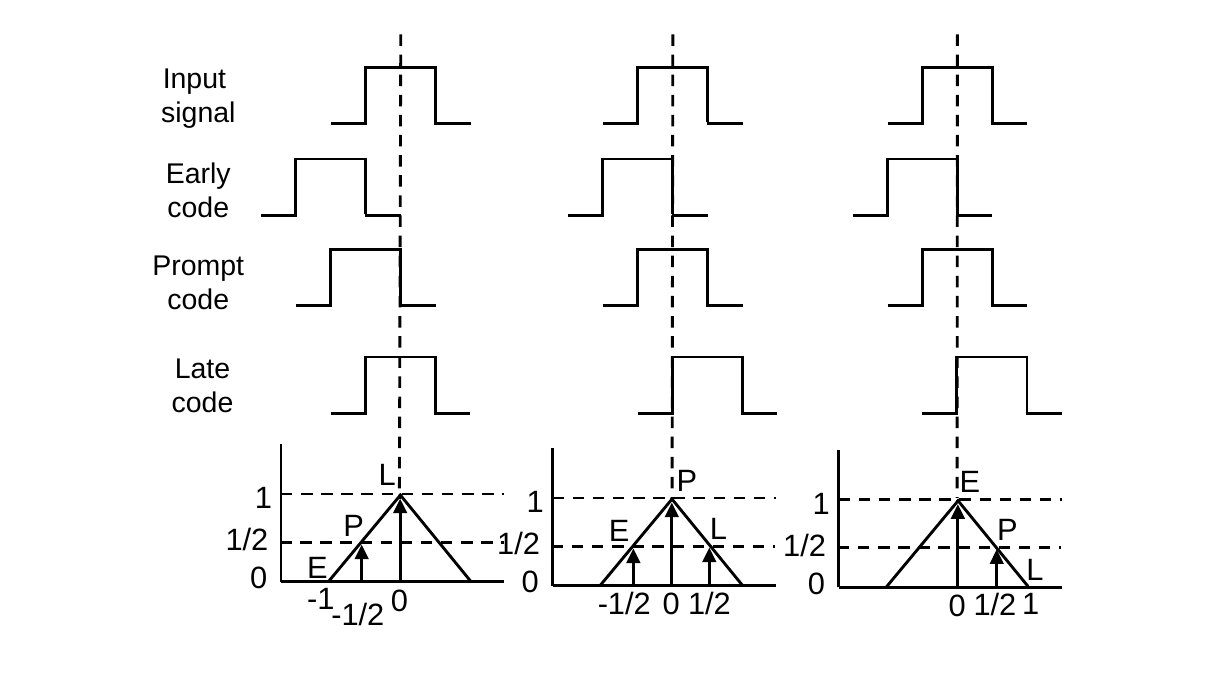
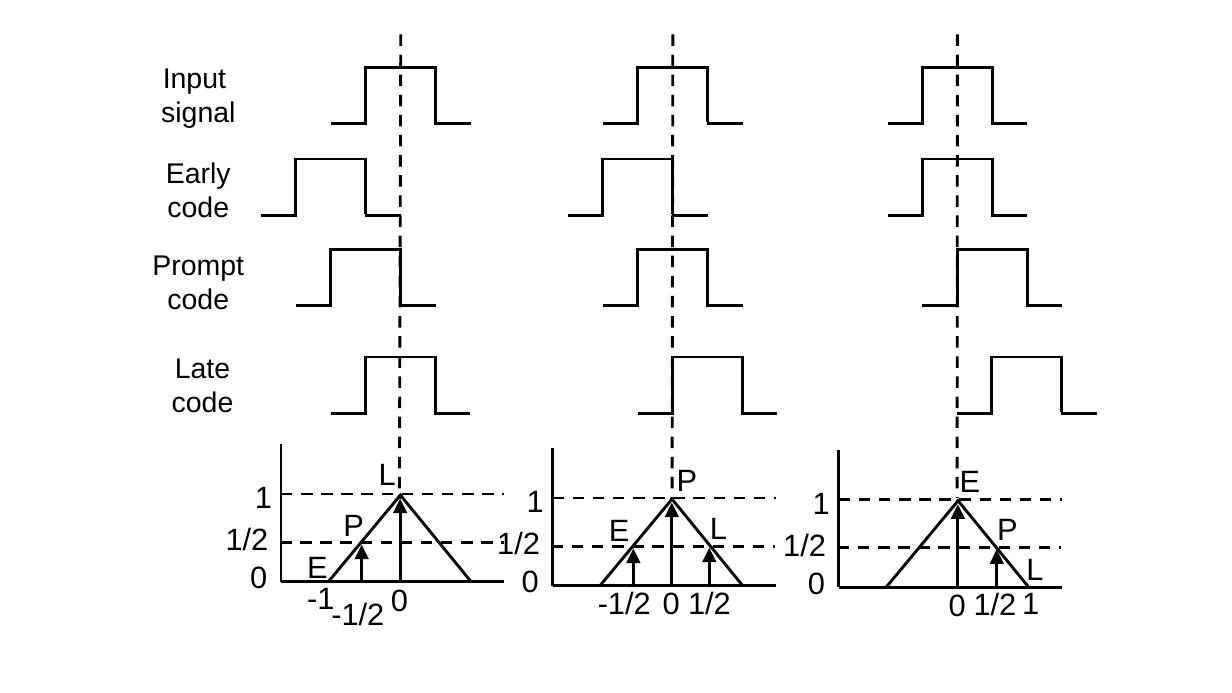
Before and after one commit to BenjiaH/MSc-Project, a slide deck: slide 12 of Final dissertation/_IMAGES/PPT2SVG/PPT2SVG.pptx. Drawn at 1232x693 pixels with LibreOffice and Linux fonts; fonts in the diff are those of the drawing. Boxes give left, top, right and bottom in pixels: in the first picture for what was removed or moved away, otherwise in the second. Text is boxed around its words. In the diff, an @@ line names an element or a change of style, - is before the commit and + after.

```diff
--- a/Final dissertation/_IMAGES/PPT2SVG/PPT2SVG.pptx
+++ b/Final dissertation/_IMAGES/PPT2SVG/PPT2SVG.pptx
@@ 15 lines: place and size @@
-15 lines at (853, 158, 1062, 413)
+15 lines at (888, 158, 1097, 413)
```
Also in this commit, not shown: 4 other slides changed, 13 other files.
